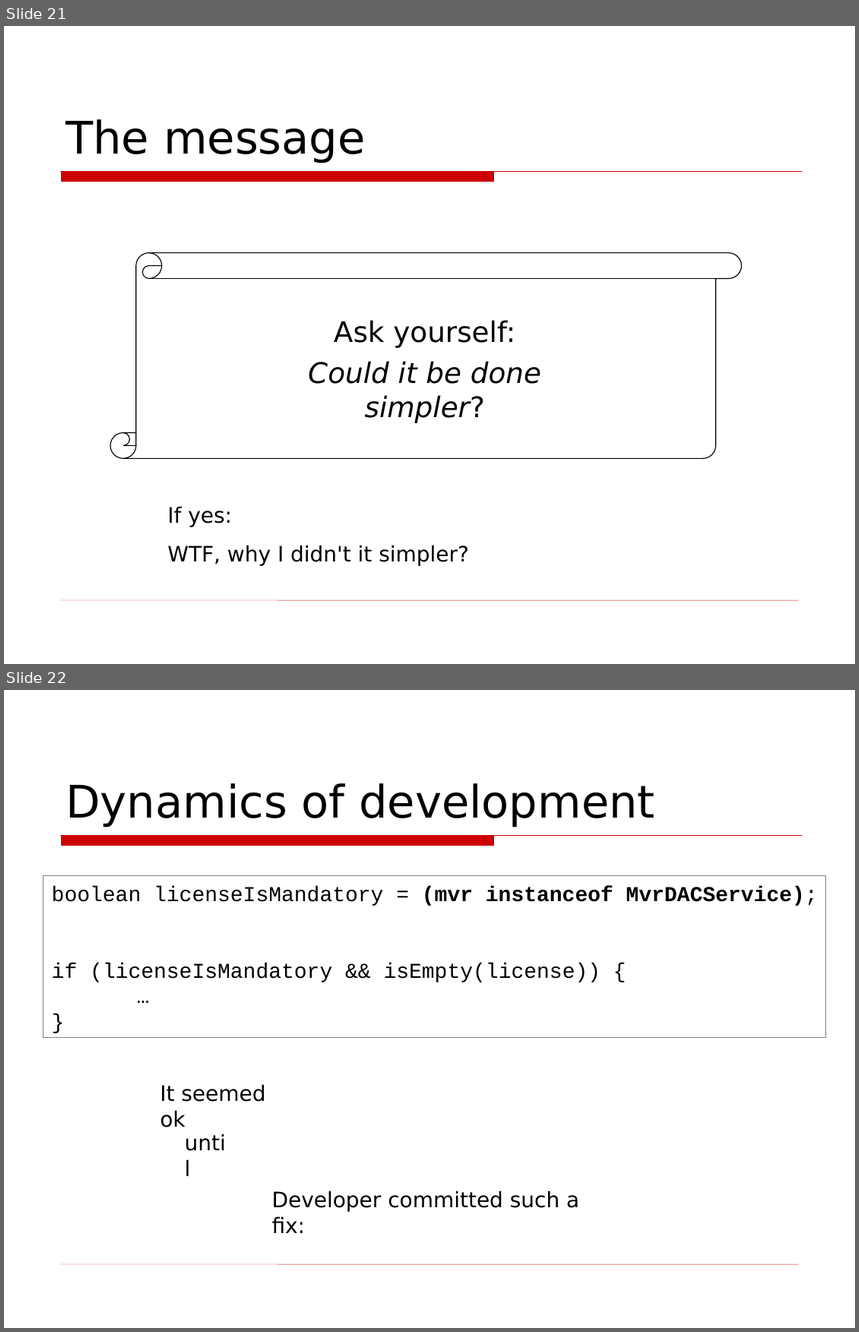
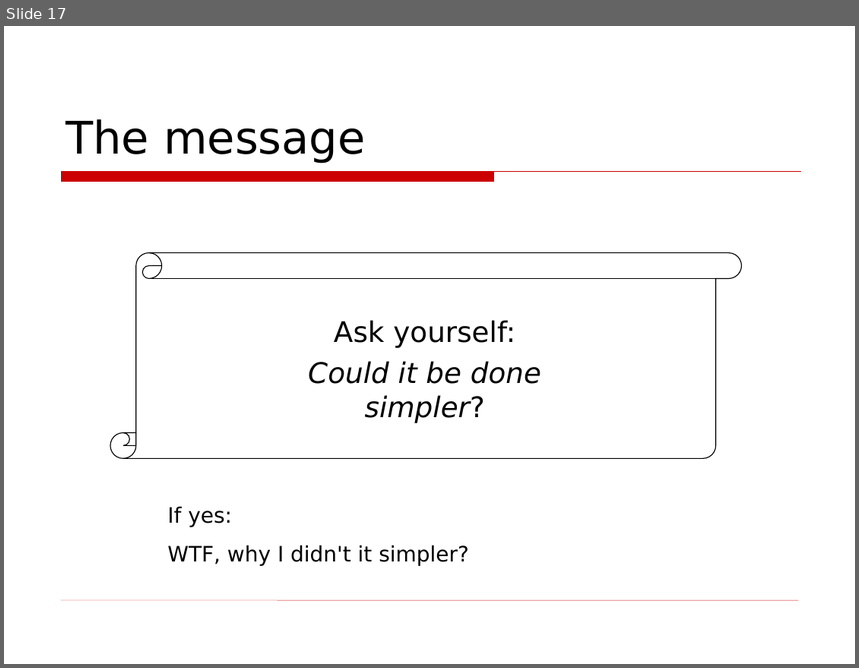
Before and after one commit to asolntsev/presentations, a slide deck: wtf-code/WTF_code.topconf.en.ppt. Shown one above the other, each under a label of ours: slides 21 and 22 before the commit, slide 17 after it. The pictures are 859x1332 and 859x668 pixels, drawn with LibreOffice and Linux fonts; fonts in the diff are those of the drawing; background and template pictures are left out. Boxes give left, top, right and bottom in pixels: in the first picture for what was removed or moved away, otherwise in the second. Text is boxed around its words. In the diff, an @@ line names an element or a change of style, - is before the commit and + after.

```diff
--- a/wtf-code/WTF_code.topconf.en.ppt
+++ b/wtf-code/WTF_code.topconf.en.ppt
@@ slide 22 removed at bbox=[4, 690, 855, 1328], background picture (left out); not listed: 2 template elements that a slide beside it also shows @@
@@ title removed at bbox=[66, 783, 655, 828] @@
-Dynamics of development
@@ rectangle removed at bbox=[44, 876, 826, 1038] @@
-boolean licenseIsMandatory = (mvr instanceof MvrDACService);
-if (licenseIsMandatory && isEmpty(license)) {
-…
-}
@@ text removed at bbox=[160, 1084, 265, 1128] @@
-It seemed ok
@@ text removed at bbox=[176, 1125, 238, 1160] @@
-until
@@ text removed at bbox=[272, 1191, 579, 1233] @@
-Developer committed such a fix:
@@ what was slide 21 is now slide 17 @@
```
Also in this commit, not shown: 10 slides changed, 10 slides added, 11 other slides removed.
